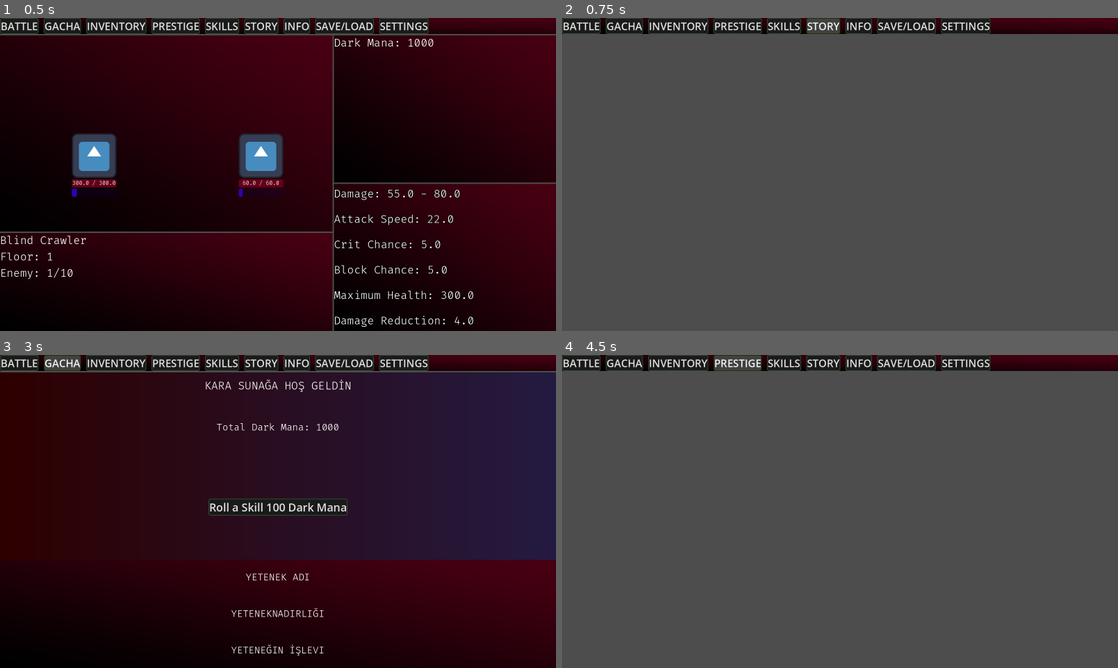
Above: before the commit, frames 1-4 (two rows, left to right).
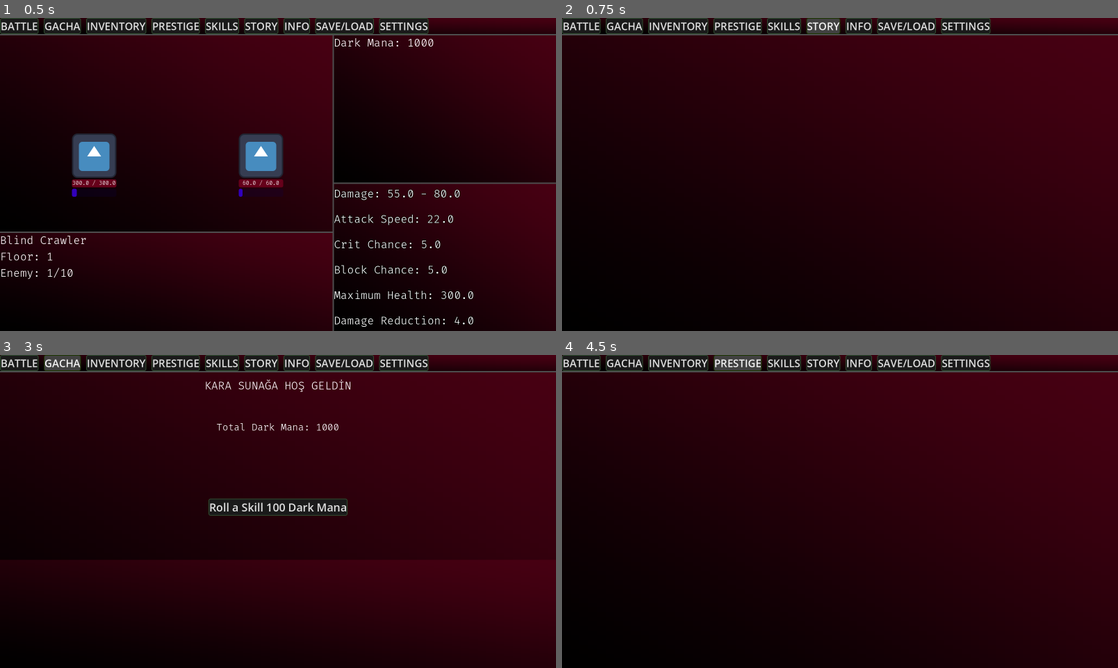
Above: after the commit, the same moments.

Repository: KeremArdaK/idling_to_cultivate
Game: Godot game, scene res://Scenes/master_scene.tscn
The game is run twice, just before and just after one commit, with the same random seed, the same clock (stepped at 60 frames per second) and the same inputs. The engine's default icon, where the game draws it, is replaced by a stand-in: a white triangle on a blue panel in a dark square.
Inputs:
- Up to frame 1 (0.5 s): no input
- Up to frame 2 (0.75 s): click "STORY" at 0.5 s
- Up to frame 3 (3 s): click "STORY" at 1.25 s; click "BATTLE" at 2 s; click "GACHA" at 2.75 s
- Up to frame 4 (4.5 s): click "INVENTORY" at 3.5 s; click "PRESTIGE" at 4.25 s

Frame 1 is identical in both runs. In frame 2, 94% of the frame differs, in the area x 0-100%, y 5-100%; in frame 3, 30%; in frame 4, 94%.

Commit message:
nothing important

Diff:
--- a/Scenes/gacha_scene.tscn
+++ b/Scenes/gacha_scene.tscn
@@ -2,26 +2,18 @@
 
 [ext_resource type="Script" uid="uid://dedkek3ovemvp" path="res://Scenes/gacha_scene.gd" id="1_tc4kc"]
 
-[sub_resource type="Gradient" id="Gradient_hytem"]
-colors = PackedColorArray(0.1764706, 0, 0, 1, 0.1418224, 0.103072874, 0.2530087, 1)
-
-[sub_resource type="GradientTexture2D" id="GradientTexture2D_gv00e"]
-gradient = SubResource("Gradient_hytem")
-
 [node name="GachaScene" type="Control" unique_id=269503989]
-visible = false
 layout_mode = 3
 anchors_preset = 0
 script = ExtResource("1_tc4kc")
 
-[node name="TextureRect" type="TextureRect" parent="." unique_id=1513081277]
+[node name="PanelContainer" type="PanelContainer" parent="." unique_id=341265151]
 layout_mode = 1
 anchors_preset = 15
 anchor_right = 1.0
 anchor_bottom = 1.0
 grow_horizontal = 2
 grow_vertical = 2
-texture = SubResource("GradientTexture2D_gv00e")
 
 [node name="VBoxContainer" type="VBoxContainer" parent="." unique_id=412608158]
 layout_mode = 1
--- a/Scenes/master_scene.tscn
+++ b/Scenes/master_scene.tscn
@@ -83,7 +83,6 @@
 size_flags_vertical = 3
 
 [node name="BattleScene" parent="MainVBox/MarginContainer" unique_id=1601488368 instance=ExtResource("1_hytem")]
-visible = false
 layout_mode = 2
 
 [node name="EnemyNameLabel" type="Label" parent="MainVBox/MarginContainer/BattleScene/HBoxContainer/LeftSide/LeftBottomPanel/VBoxContainer" parent_id_path=PackedInt32Array(1601488368, 682375385) index="0" unique_id=1309138604]
@@ -147,10 +146,20 @@
 text = "STRENGTH"
 
 [node name="GachaScene" parent="MainVBox/MarginContainer" unique_id=269503989 instance=ExtResource("3_mgffv")]
-layout_mode = 2
+visible = false
+layout_mode = 2
+
+[node name="ResultName" parent="MainVBox/MarginContainer/GachaScene/VBoxContainer/ResultPanel/VBoxContainer" parent_id_path=PackedInt32Array(269503989, 541080834) index="0" unique_id=1487231622]
+text = "
+"
+
+[node name="ResultRarity" parent="MainVBox/MarginContainer/GachaScene/VBoxContainer/ResultPanel/VBoxContainer" parent_id_path=PackedInt32Array(269503989, 541080834) index="1" unique_id=497029262]
+text = ""
+
+[node name="ResultDesc" parent="MainVBox/MarginContainer/GachaScene/VBoxContainer/ResultPanel/VBoxContainer" parent_id_path=PackedInt32Array(269503989, 541080834) index="2" unique_id=1905794724]
+text = ""
 
 [node name="InventoryScene" parent="MainVBox/MarginContainer" unique_id=2104135749 instance=ExtResource("5_j1osf")]
-visible = true
 layout_mode = 2
 
 [node name="PanelContainer" type="PanelContainer" parent="MainVBox/MarginContainer/InventoryScene/Control" parent_id_path=PackedInt32Array(2104135749, 484442162) index="0" unique_id=1666529325]
@@ -161,19 +170,51 @@
 grow_horizontal = 2
 grow_vertical = 2
 
+[node name="Btn_Equip" parent="MainVBox/MarginContainer/InventoryScene/Control/HBoxContainer/RightPanel_40" parent_id_path=PackedInt32Array(2104135749, 976169937) index="4" unique_id=920074620]
+custom_minimum_size = Vector2(0, 50)
+size_flags_stretch_ratio = 1.5
+
+[node name="Btn_Unequip" parent="MainVBox/MarginContainer/InventoryScene/Control/HBoxContainer/RightPanel_40" parent_id_path=PackedInt32Array(2104135749, 976169937) index="5" unique_id=352563541]
+custom_minimum_size = Vector2(0, 50)
+
 [node name="SettingsScene" type="Control" parent="MainVBox/MarginContainer" unique_id=1998132190]
 visible = false
 layout_mode = 2
 
+[node name="PanelContainer" type="PanelContainer" parent="MainVBox/MarginContainer/SettingsScene" unique_id=174176634]
+layout_mode = 1
+anchors_preset = 15
+anchor_right = 1.0
+anchor_bottom = 1.0
+grow_horizontal = 2
+grow_vertical = 2
+
 [node name="SkillsScene" type="Control" parent="MainVBox/MarginContainer" unique_id=1294019828]
 visible = false
 layout_mode = 2
 
+[node name="PanelContainer" type="PanelContainer" parent="MainVBox/MarginContainer/SkillsScene" unique_id=816357359]
+layout_mode = 1
+anchors_preset = 15
+anchor_right = 1.0
+anchor_bottom = 1.0
+grow_horizontal = 2
+grow_vertical = 2
+
 [node name="InfoScene" type="Control" parent="MainVBox/MarginContainer" unique_id=2080260933]
 visible = false
 layout_mode = 2
 
+[node name="PanelContainer" type="PanelContainer" parent="MainVBox/MarginContainer/InfoScene" unique_id=1956111225]
+layout_mode = 1
+anchors_preset = 15
+anchor_right = 1.0
+anchor_bottom = 1.0
+grow_horizontal = 2
+grow_vertical = 2
+
 [node name="SaveLoadScene" type="Control" parent="MainVBox/MarginContainer" unique_id=1811301216]
+visible = false
 layout_mode = 2
 script = ExtResource("6_0g3s7")
 
@@ -230,9 +271,25 @@
 visible = false
 layout_mode = 2
 
+[node name="PanelContainer" type="PanelContainer" parent="MainVBox/MarginContainer/PrestigeScene" unique_id=15193081]
+layout_mode = 1
+anchors_preset = 15
+anchor_right = 1.0
+anchor_bottom = 1.0
+grow_horizontal = 2
+grow_vertical = 2
+
 [node name="StoryScene" type="Control" parent="MainVBox/MarginContainer" unique_id=2081972965]
 visible = false
 layout_mode = 2
+
+[node name="PanelContainer" type="PanelContainer" parent="MainVBox/MarginContainer/StoryScene" unique_id=1436805489]
+layout_mode = 1
+anchors_preset = 15
+anchor_right = 1.0
+anchor_bottom = 1.0
+grow_horizontal = 2
+grow_vertical = 2
 
 [connection signal="pressed" from="MainVBox/PanelContainer/TopNavBar/Btn_Battle" to="." method="_on_btn_battle_pressed"]
 [connection signal="pressed" from="MainVBox/PanelContainer/TopNavBar/Btn_Gacha" to="." method="_on_btn_gacha_pressed"]
